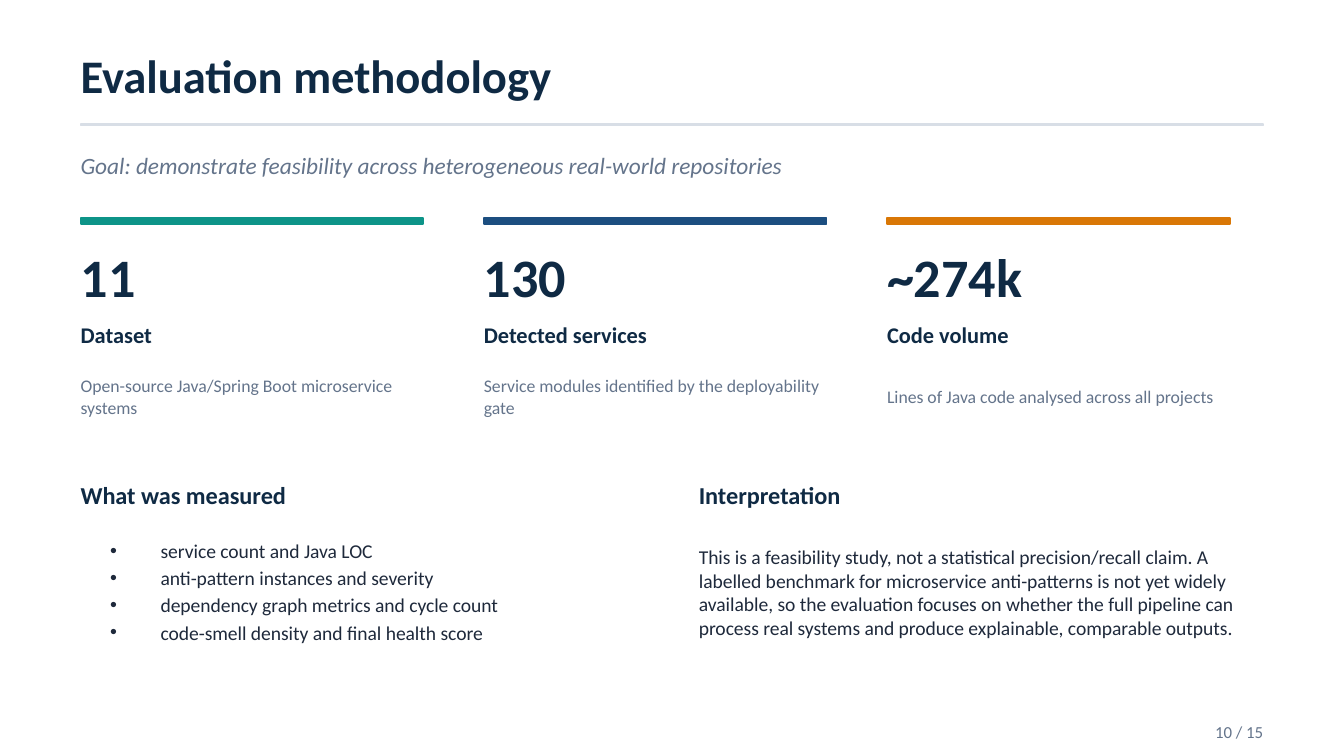
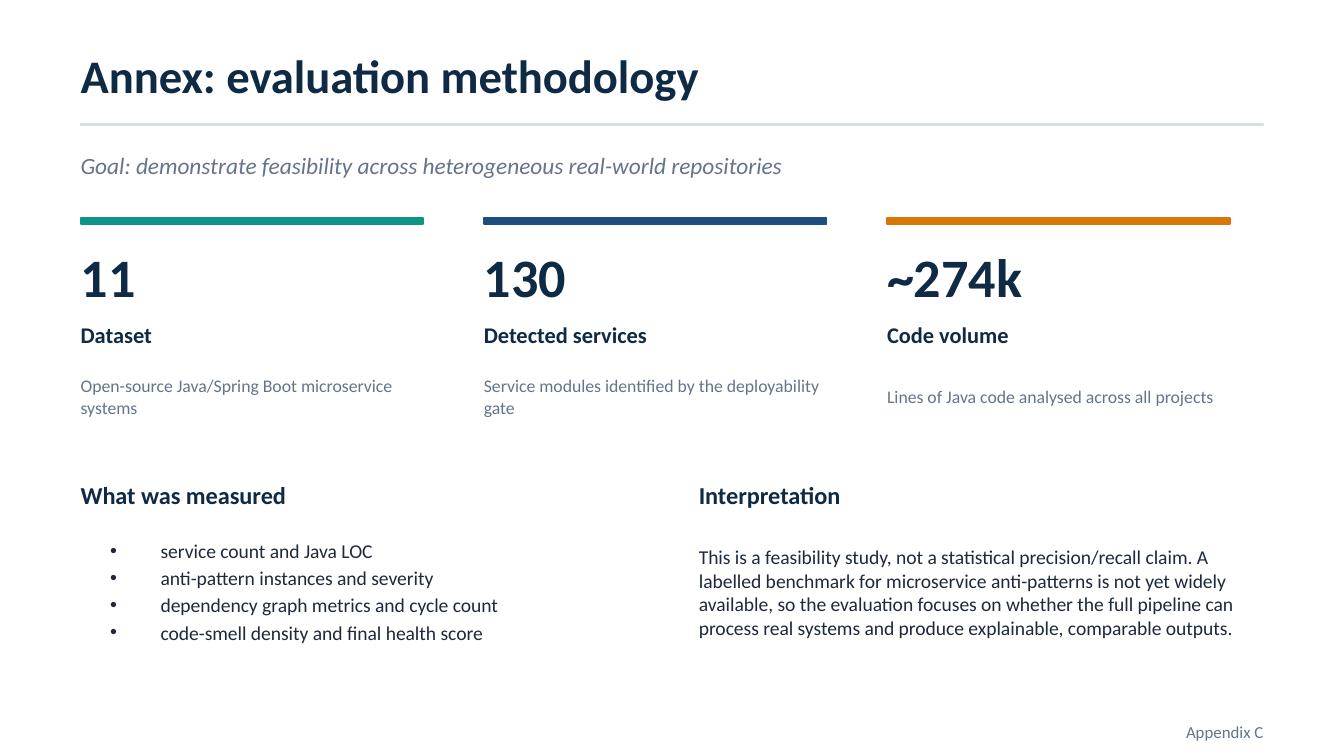
Before and after one commit to andrei45635/dissertation_backend, a slide deck: slide 16 of thesis/presentation/MSA_Detector_Defense_v2.pptx. Drawn at 1344x756 pixels with LibreOffice and Linux fonts; fonts in the diff are those of the drawing. Boxes give left, top, right and bottom in pixels: in the first picture for what was removed or moved away, otherwise in the second. Text is boxed around its words. In the diff, an @@ line names an element or a change of style, - is before the commit and + after.

```diff
--- a/thesis/presentation/MSA_Detector_Defense_v2.pptx
+++ b/thesis/presentation/MSA_Detector_Defense_v2.pptx
@@ text at (x1=81, y1=60, x2=699, y2=101): text changed @@
-Evaluation methodology
+Annex: evaluation methodology
@@ text at (x1=1186, y1=726, x2=1263, y2=741): text changed @@
-10 / 15
+Appendix C
```
Also in this commit, not shown: 6 other slides changed, 6 slides added, 1 slide removed, 2 other files.
